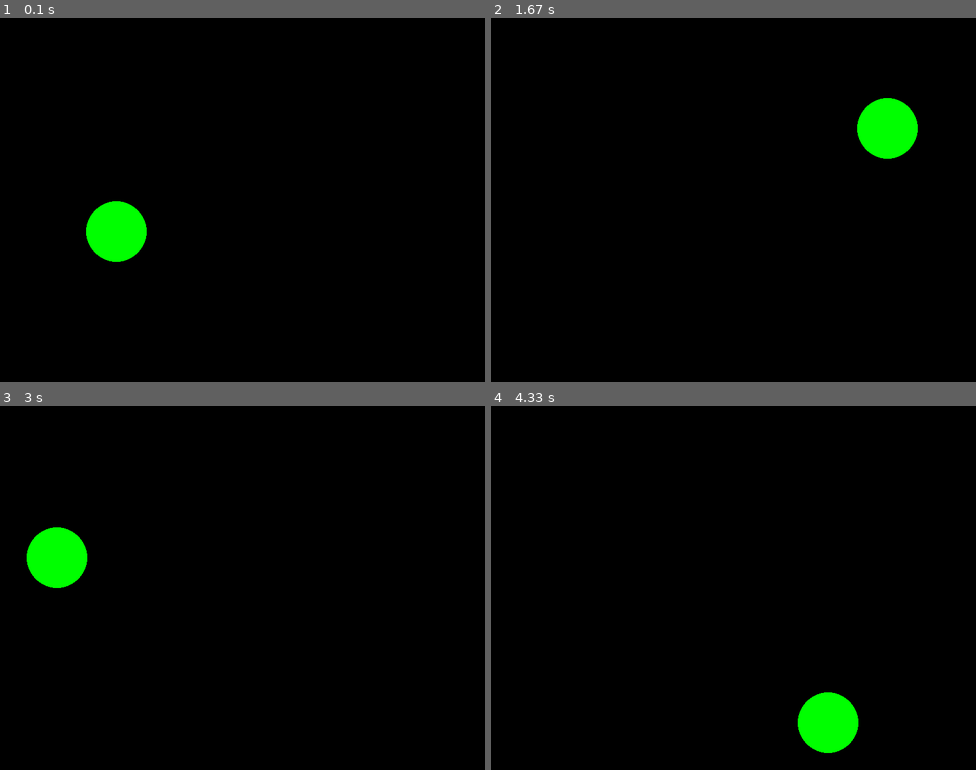
Above: before the commit, frames 1-4 (two rows, left to right).
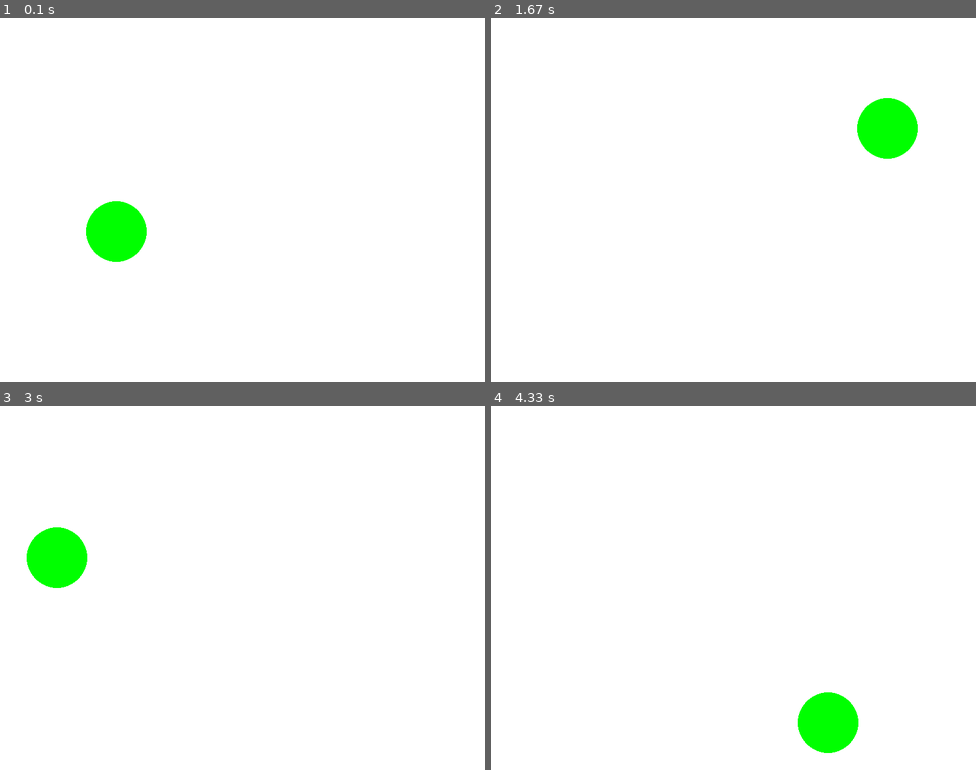
Above: after the commit, the same moments.

Repository: MestreLion/rainballs
Game: pygame game, started from barebones.py
The game is run twice, just before and just after one commit, with the same random seed, the same clock (stepped at 60 frames per second) and the same inputs. The source is Python 2; it was converted automatically to run under Python 3.
Inputs:
- Up to frame 1 (0.1 s): no input
- Up to frame 2 (1.67 s): no input
- Up to frame 3 (3 s): no input
- Up to frame 4 (4.33 s): no input

The runs differ from the first frame. In frame 1, 98% of the frame differs, in the area x 0-100%, y 0-100%; in frame 2, 98%; in frame 3, 98%; in frame 4, 98%.

Commit message:
add some minimal instrumentation

Diff:
--- a/barebones.py
+++ b/barebones.py
@@ -1,21 +1,25 @@
 #!/usr/bin/python
 
 import pygame
+
+FPS = 60
 
 position = [100, 200]
 velocity = [7, 17]
 radius = 50
 color = (0, 255, 0)  # green
-
+bgcolor = (255, 255, 255) # white
 
 pygame.init()
 clock = pygame.time.Clock()
 
 screen = pygame.display.set_mode((800, 600))
 background = pygame.Surface(screen.get_size())
+background.fill(bgcolor)
 screen.blit(background, (0,0))
 
 ball = pygame.Surface(2*[radius*2])
+ball.set_colorkey((0,0,0))
 pygame.draw.circle(ball, color, 2*(radius,), radius)
 bounds = (screen.get_size()[0] - 2 * radius,
           screen.get_size()[1] - 2 * radius)
@@ -24,6 +28,8 @@
 rect.y = position[1]
 
 done = False
+frames = 0
+fpslist = []
 while not done:
     for event in pygame.event.get():
         if event.type in [pygame.QUIT, pygame.KEYDOWN]:
@@ -39,6 +45,15 @@
     rect.y = position[1]
     screen.blit(ball, rect)
     pygame.display.update()
-    clock.tick(60)
+
+    frames += 1
+    if frames == (FPS or 60):
+        fps = clock.get_fps()
+        fpslist.append(fps)
+        pygame.display.set_caption("FPS: %d" % fps)
+        frames = 0
+    clock.tick(FPS)
 
 pygame.quit()
+if fpslist:
+    print min(fpslist), sum(fpslist) / len(fpslist), max(fpslist)
